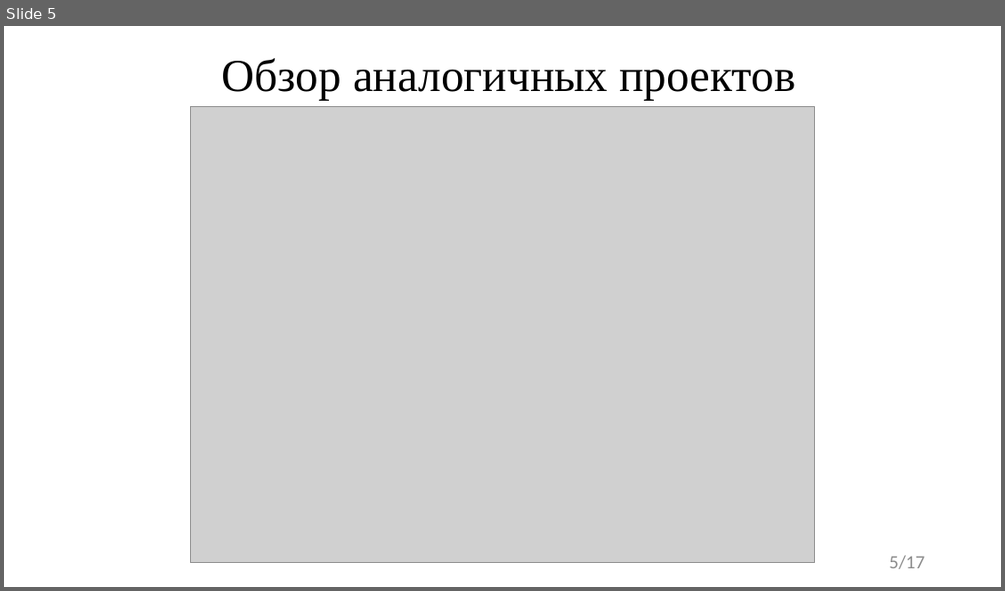
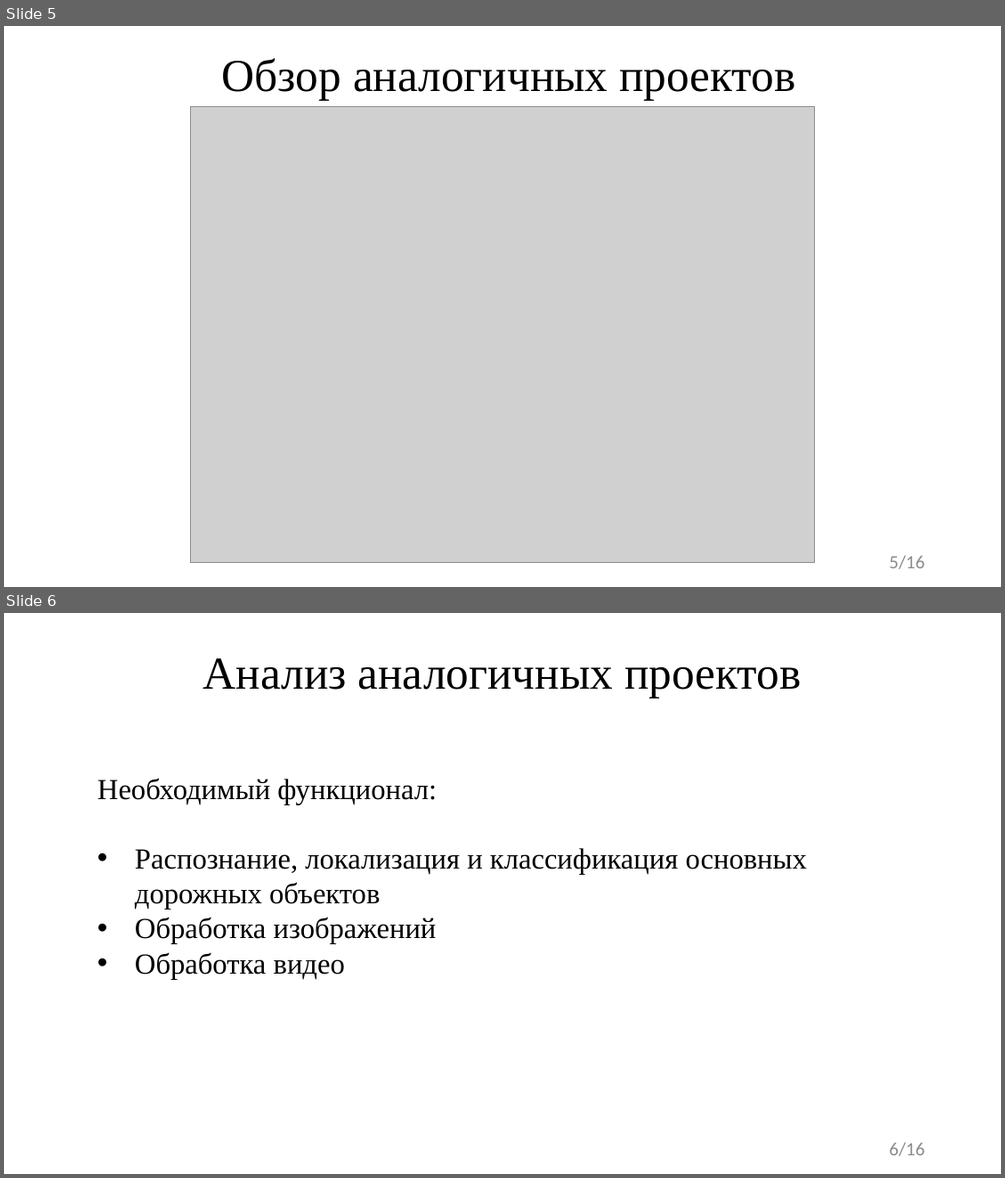
Before and after one commit to FaceMan01/Homework, a slide deck: ВКР/Презентация ВКР.pptx. Shown one above the other, each under a label of ours: slide 5 before the commit, slides 5 and 6 after it. The pictures are 1005x591 and 1005x1178 pixels, drawn with LibreOffice and Linux fonts; fonts in the diff are those of the drawing; grey boxes stand for pictures. Boxes give left, top, right and bottom in pixels: in the first picture for what was removed or moved away, otherwise in the second. Text is boxed around its words. In the diff, an @@ line names an element or a change of style, - is before the commit and + after.

```diff
--- a/ВКР/Презентация ВКР.pptx
+++ b/ВКР/Презентация ВКР.pptx
@@ slide 6 added at <box>4,613,1001,1174</box>, background #FFFFFF @@
@@ title added at <box>203,658,801,698</box>, 44 pt, text #000000 @@
+Анализ аналогичных проектов
@@ text added at <box>97,778,807,979</box>, 28 pt, text #000000 @@
+Необходимый функционал:
+• Распознание, локализация и классификация основных дорожных объектов
+• Обработка изображений
+• Обработка видео
@@ page number added at <box>889,1142,924,1156</box>, 18 pt, text #8C8C8C @@
+6/16
@@ page number at <box>889,555,924,569</box>: text changed @@
-5/17
+5/16
```
Also in this commit, not shown: 4 slides changed, 8 other slides added, 6 slides removed, 2 other files.
